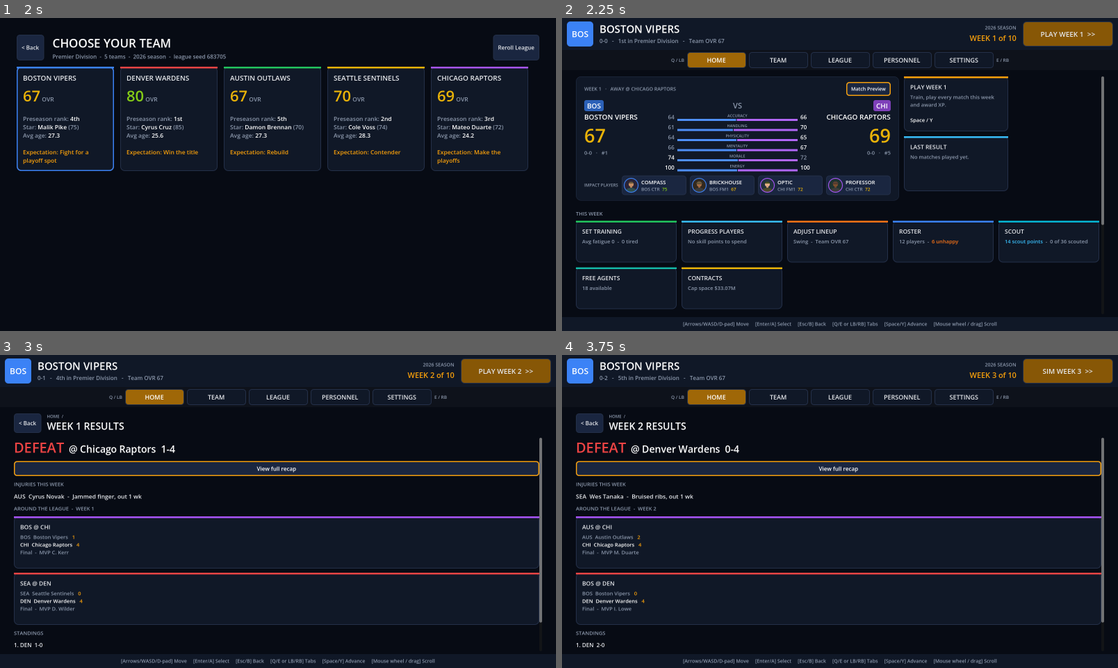
Above: before the commit, frames 1-4 (two rows, left to right).
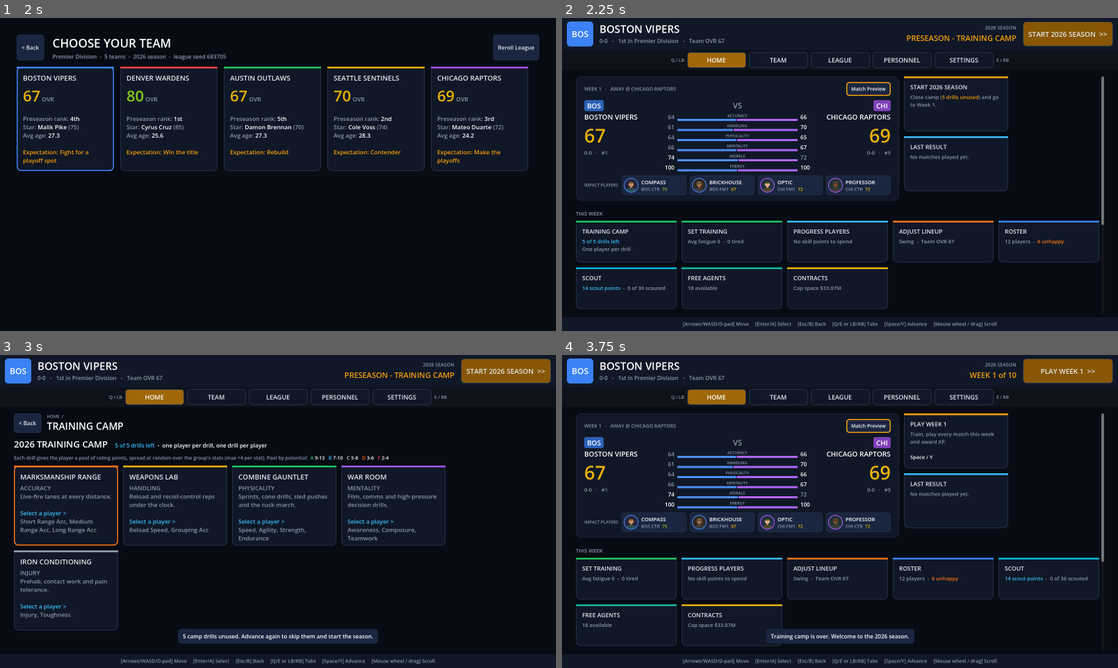
Above: after the commit, the same moments.

Repository: ncpawlak/SquadGame
Game: Godot game, scene res://scenes/franchise.tscn
Same seed, same stepped clock (60 frames per second), same inputs: the game is played once before the commit and once after it.
Inputs (mouse positions are in pixels of both pictures, inside the frame that each line leads up to):
- Up to frame 1 (2 s): click "New Franchise" at 0.5 s; click "Reroll League" at 1.25 s
- Up to frame 2 (2.25 s): click (628, 118) at 2.02 s
- Up to frame 3 (3 s): click (394, 439) at 2.77 s
- Up to frame 4 (3.75 s): click "PLAY WEEK 2 >>" (after the commit: "START 2026 SEASON >>") at 3.5 s

Frame 1 is identical in both runs. In frame 2, 2.8% of the frame differs, in the area x 2-98%, y 4-94%; in frame 3, 14%; in frame 4, 17%.

Commit message:
New franchises open in preseason training camp
Co-authored-by: Copilot App <223556219+Copilot@users.noreply.github.com>

Diff:
--- a/scripts/season/season.gd
+++ b/scripts/season/season.gd
@@ -73,6 +73,8 @@
 var departures: Array = []
 ## This offseason's training camp (null until the first offseason).
 var camp: Camp = null
+## True while a new franchise's opening (preseason) training camp is open, before Week 1.
+var preseason_camp := false
 ## Completed drafts, oldest first (the current one stays in `draft` until the next season).
 var past_drafts: Array = []
 ## Prospect stories from the most recent sim_week.
@@ -82,7 +84,8 @@
 var _rng := RandomNumberGenerator.new()
 
 
-static func new_franchise(seed_value: int, user_team_index := 0, start_year := 2026) -> Season:
+## With `with_camp`, the franchise opens in preseason training camp (close_preseason_camp starts Week 1).
+static func new_franchise(seed_value: int, user_team_index := 0, start_year := 2026, with_camp := false) -> Season:
 	var s := Season.new()
 	s.league = League.generate(seed_value, TEAM_COUNT)
 	for i in s.league.teams.size():
@@ -101,6 +104,9 @@
 	for so in s.league.all_soldiers():
 		so.morale = mrng.randf_range(68.0, 84.0)
 	s._begin_season()
+	if with_camp:
+		s.camp = Camp.make(start_year - 1)
+		s.preseason_camp = true
 	return s
 
 
@@ -267,6 +273,7 @@
 func sim_week() -> Array:
 	if phase == PHASE_OFFSEASON:
 		return []
+	close_preseason_camp()
 	var played := matches_for_week(week)
 	last_signings = fa.resolve(self, _rng, week_label(week))
 	_prepare_lineups()
@@ -364,7 +371,18 @@
 
 
 func camp_open() -> bool:
-	return phase == PHASE_OFFSEASON and offseason_stage == OFF_CAMP
+	return preseason_camp or (phase == PHASE_OFFSEASON and offseason_stage == OFF_CAMP)
+
+
+## Ends the opening preseason camp: AI teams run their drills and everyone gets camp-week XP.
+func close_preseason_camp() -> void:
+	if not preseason_camp:
+		return
+	for t in league.teams:
+		if not t.user_controlled:
+			camp.ai_run(t, _rng)
+	offseason_xp(CAMP_WEEK_XP)
+	preseason_camp = false
 
 
 ## Sends `s` to the user's `group` drill. Returns the Camp result ({} if refused; see camp_check).
--- a/scripts/ui/franchise/franchise_app.gd
+++ b/scripts/ui/franchise/franchise_app.gd
@@ -129,7 +129,7 @@
 
 
 func start_franchise(seed_value: int, team_index: int) -> void:
-	season = Season.new_franchise(seed_value, team_index)
+	season = Season.new_franchise(seed_value, team_index, 2026, true)
 	preview_seed = 0
 	show_hub()
 
--- a/scripts/ui/franchise/hub.gd
+++ b/scripts/ui/franchise/hub.gd
@@ -137,6 +137,9 @@
 func advance() -> void:
 	if season.phase == Season.PHASE_OFFSEASON:
 		_advance_offseason()
+		return
+	if season.preseason_camp:
+		_close_preseason_camp()
 		return
 	var label := season.week_label(season.week)
 	var played: Array = season.sim_week()
@@ -191,6 +194,23 @@
 			app.toast("Welcome to the %d season." % season.year)
 
 
+## Opening camp of a new franchise: warn once about unused drills, then close it and go to Week 1.
+func _close_preseason_camp() -> void:
+	var user := season.user_team()
+	if season.camp.drills_left(user) > 0 and not _camp_skip_warned:
+		_camp_skip_warned = true
+		_rebuild_and_open("Training Camp", pages.training_camp)
+		app.toast("%d camp drill%s unused. Advance again to skip them and start the season." % [
+			season.camp.drills_left(user), "" if season.camp.drills_left(user) == 1 else "s"])
+		return
+	season.close_preseason_camp()
+	_camp_skip_warned = false
+	page_stack.clear()
+	tab_index = 0
+	refresh()
+	app.toast("Training camp is over. Welcome to the %d season." % season.year)
+
+
 func _rebuild_and_open(title: String, build: Callable) -> void:
 	page_stack.clear()
 	_build_header()
@@ -334,6 +354,8 @@
 
 
 func _phase_text() -> String:
+	if season.preseason_camp:
+		return "PRESEASON - TRAINING CAMP"
 	match season.phase:
 		Season.PHASE_OFFSEASON:
 			match season.offseason_stage:
@@ -361,6 +383,8 @@
 			Season.OFF_FREE_AGENCY:
 				return "FA DAY %d of %d  >>" % [season.fa_day, Season.FA_DAYS]
 		return "START %d SEASON  >>" % (season.year + 1)
+	if season.preseason_camp:
+		return "START %d SEASON  >>" % season.year
 	var m := season.next_match_for(season.user_team())
 	if m and m.week == season.week:
 		return "PLAY %s  >>" % season.week_label(season.week).to_upper()
@@ -951,6 +975,13 @@
 		var body := "[font_size=30][color=white]%s[/color][/font_size]\n%d champions.\n\n%s" % [
 			UiKit.esc(champ.name if champ else "-"), season.year, next_step]
 		return UiKit.tile("Season Complete", body, HERO, UiKit.ACCENT, target)
+	if season.preseason_camp:
+		var first := season.next_match_for(team)
+		var opener := ""
+		if first != null:
+			opener = "\n\nWeek 1: %s %s" % ["vs" if first.home == team else "@", UiKit.esc(first.opponent_of(team).name)]
+		return UiKit.tile("Preseason", "[font_size=30][color=white]TRAINING CAMP[/color][/font_size]\nThe %d season starts after camp.\n\nSend one player to each drill ([color=#38bdf8]%d left[/color]), then start the season.%s" % [
+			season.year, season.camp.drills_left(team), opener], HERO, UiKit.ACCENT, open_camp)
 	var m := season.next_match_for(team)
 	if m == null:
 		var out := "Your season is over."
@@ -985,6 +1016,10 @@
 		if season.camp_open() and season.camp.drills_left(season.user_team()) > 0:
 			return "Close camp ([color=#f59e0b]%d drills unused[/color]) and start the %d season." % [season.camp.drills_left(season.user_team()), season.year + 1]
 		return "Roll over to the %d season. Roster must be %d-%d." % [season.year + 1, Season.ROSTER_MIN, Team.ROSTER_SIZE]
+	if season.preseason_camp:
+		if season.camp.drills_left(season.user_team()) > 0:
+			return "Close camp ([color=#f59e0b]%d drills unused[/color]) and go to Week 1." % season.camp.drills_left(season.user_team())
+		return "Close camp and go to Week 1."
 	return "Train, play every match this week and award XP.\n\n[color=white]Space / Y[/color]"
 
 
--- a/tests/franchise_smoke.gd
+++ b/tests/franchise_smoke.gd
@@ -27,6 +27,21 @@
 	_check(hub.tab_index == 0, "tab cycling wraps")
 
 	await _visit_pages(hub, "preseason")
+	# A new franchise opens in preseason training camp.
+	_check(hub.season.preseason_camp and hub.season.camp_open() and hub.season.week == 1, "new franchise starts in training camp")
+	_check(hub._advance_text().begins_with("START 2026"), "advance button starts the season")
+	var pre_guy: Soldier = hub.season.user_team().starters()[0]
+	_check(not hub.season.run_drill(Stats.MENTALITY, pre_guy).is_empty(), "preseason drill runs")
+	hub.open("Drill", func(): return hub.pages.drill_result(Stats.MENTALITY))
+	await process_frame
+	hub.advance()  # warns about the unused drills
+	_check(hub.season.preseason_camp, "unused preseason drills warning holds camp")
+	hub.advance()  # closes camp
+	await process_frame
+	_check(not hub.season.preseason_camp and hub.season.week == 1 and hub.season.phase == Season.PHASE_REGULAR, "camp closed, Week 1 next")
+	for t in hub.season.league.teams:
+		if not t.user_controlled:
+			_check(hub.season.camp.drills_left(t) == 0, "%s ran preseason drills" % t.abbrev)
 	# Scouting: press Scout buttons, then open a scouting report.
 	hub.open("Scouting", hub.pages.scouting)
 	await process_frame
--- a/tests/season_tests.gd
+++ b/tests/season_tests.gd
@@ -35,6 +35,7 @@
 		"test_standout_prospects",
 		"test_prospect_news",
 		"test_training_camp_and_offseason_xp",
+		"test_preseason_camp",
 	]
 	for t in tests:
 		_current = t
@@ -873,3 +874,27 @@
 	var y := s.year
 	s.start_next_season()
 	check(s.year == y + 1 and s.past_drafts.size() == 1 and s.past_drafts[0].year == y, "draft kept for the recap")
+
+
+func test_preseason_camp() -> void:
+	var plain := Season.new_franchise(616)
+	check(not plain.preseason_camp and not plain.camp_open(), "no camp unless asked")
+	var s := Season.new_franchise(616, 0, 2026, true)
+	check(s.preseason_camp and s.camp_open() and s.week == 1 and s.year == 2026, "opens in camp before Week 1")
+	check(s.camp.year + 1 == 2026, "camp is labelled for the coming season")
+	var a: Soldier = s.user_team().starters()[0]
+	check(not s.run_drill(Stats.ACCURACY, a).is_empty(), "drill runs in preseason")
+	check(s.camp_check(Stats.HANDLING, a) != "", "one drill per player")
+	var probe: Soldier = s.user_team().roster[1]
+	var x0 := _xp_total(probe)
+	s.close_preseason_camp()
+	check(not s.preseason_camp and not s.camp_open(), "camp closed")
+	check(_xp_total(probe) - x0 == roundi(Season.CAMP_WEEK_XP * Progression.xp_multiplier(probe)), "camp week xp")
+	for t in s.league.teams:
+		if not t.user_controlled:
+			check(s.camp.drills_left(t) == 0, "%s ran its drills" % t.abbrev)
+	check(s.run_drill(Stats.HANDLING, s.user_team().starters()[1]).is_empty(), "no drills after camp")
+	# Simming straight from camp closes it automatically.
+	var s2 := Season.new_franchise(617, 0, 2026, true)
+	s2.sim_week()
+	check(not s2.preseason_camp and s2.week == 2, "sim_week closes camp and plays Week 1")
Not shown, changed: README.md
